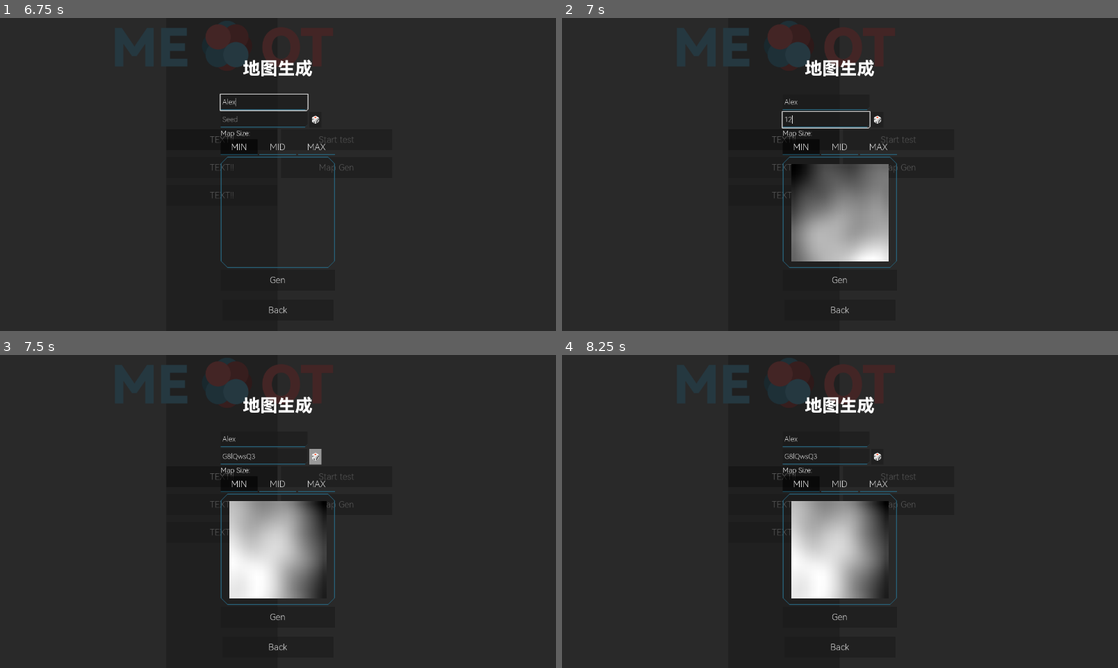
Above: before the commit, frames 1-4 (two rows, left to right).
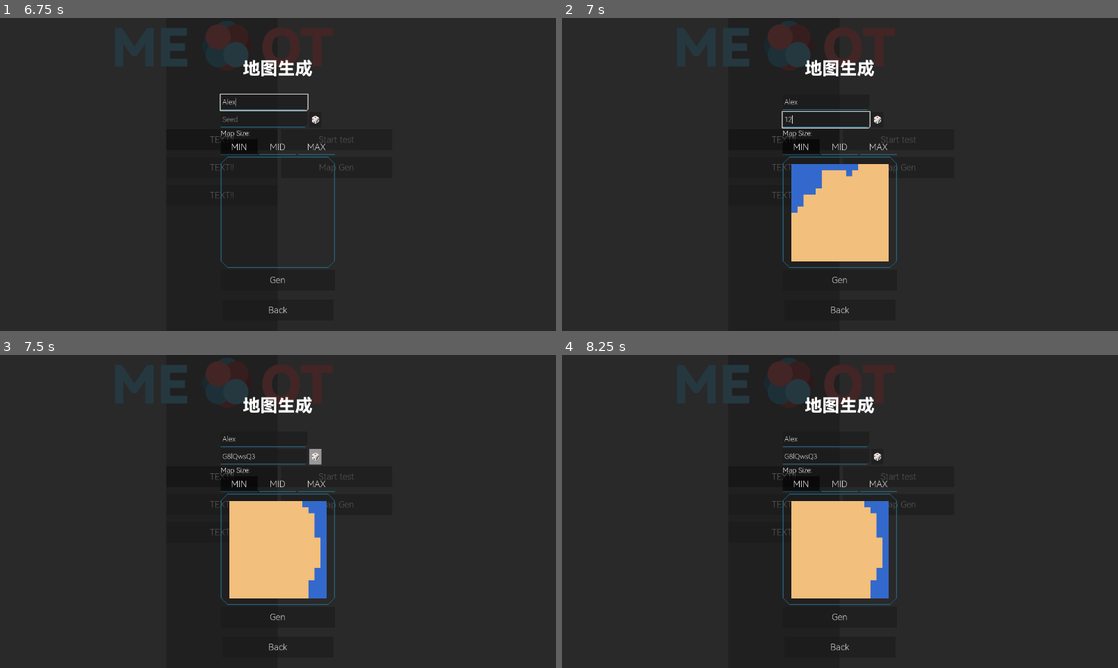
Above: after the commit, the same moments.

Repository: Koronato/RTS-12th
Game: Godot game, scene res://scenes/menu/menu.tscn
Same seed, same stepped clock (60 frames per second), same inputs: the game is played once before the commit and once after it. The project has no main scene, so this scene is started directly.
Inputs (mouse positions are in pixels of both pictures, inside the frame that each line leads up to):
- Up to frame 1 (6.75 s): click "TEXT!!" at 0.5 s; click "Start test" at 1.25 s; click "Start test" at 2 s; click "TEXT!!" at 2.75 s; click "TEXT!!" at 3.5 s; click "3" at 4.25 s; click "TEXT!!" at 5 s; click "Map Gen" at 5.75 s; click (266, 102) at 6.52 s; type "Alex" at 6.6 s
- Up to frame 2 (7 s): click (828, 118) at 6.75 s; type "12" at 6.83 s
- Up to frame 3 (7.5 s): click "🎲" at 7.25 s
- Up to frame 4 (8.25 s): click "MIN" at 8 s

Frame 1 is identical in both runs. In frame 2, 5.4% of the frame differs, in the area x 41-59%, y 46-78%; in frame 3, 5.4%; in frame 4, 5.4%.

Commit message:
改进地图预览,处理部分warn

Diff:
--- a/scenes/menu/start.tscn
+++ b/scenes/menu/start.tscn
@@ -245,13 +245,13 @@
 
 func _on_pressed() -> void:
 	var l = randi_range(5,15)
-	var str : String = \"\"
+	var seed : String = \"\"
 
 	for ii in l:
-		str += random_list[randi_range(0,len(random_list)-1)]
-
-	%seed.text = str
-	%seed.emit_signal(\"text_changed\",str)
+		seed += random_list[randi_range(0,len(random_list)-1)]
+
+	%seed.text = seed
+	%seed.emit_signal(\"text_changed\",seed)
 "
 
 [sub_resource type="LabelSettings" id="LabelSettings_fajd5"]
@@ -281,22 +281,22 @@
 script/source = "extends TextureRect
 
 @export var b : BaseButton
+@onready var button_group = b.button_group
 
 func _ready() -> void:
-	b.button_group.connect(\"pressed\",Callable(self,\"_size_change\"))
-
-func _size_change(button:BaseButton) -> void:
-	_on_change(\"\",button.get_meta(\"mapsize\"))
-
-func _on_change(n:String,mapsize:int=16) -> void:
-	n = %seed.text
-	var seed = n.hash()
-	self.texture = await view_summon(seed,mapsize)
-
-func view_summon(seed:int,mapsize:int) -> ImageTexture: #噪声生成
+	button_group.connect(\"pressed\",Callable(self,\"_on_change\"))
+
+func _on_change(_gun_mu) -> void:
+	var t = %seed.text
+	var mapseed = t.hash()
+	var mapsize = button_group.get_pressed_button().get_meta(\"mapsize\")
+
+	self.texture = await view_summon(mapseed,mapsize)
+
+func view_summon(mapseed:int,mapsize:int) -> ImageTexture: #噪声生成
 	#噪声配置
 	var noise = FastNoiseLite.new()
-	noise.seed = seed
+	noise.seed = mapseed
 	noise.noise_type = FastNoiseLite.TYPE_PERLIN
 	#转化为普通图片
 	var i = NoiseTexture2D.new()
@@ -305,6 +305,19 @@
 	i.height = mapsize
 	await i.changed #等噪声生成完毕
 	var img = ImageTexture.create_from_image(i.get_image()) #转化为图片
+	#判定区域 (mapsize x mapsize)
+	var mimg = img.get_image() #取出image
+	mimg.convert(Image.FORMAT_RGB8) #噪声出来的是灰度图
+	for y in mapsize:
+		for x in mapsize:
+			var p = mimg.get_pixel(x,y)
+			if p.v >=0.3:
+				p = Color(\"#F2BF7C\")
+				mimg.set_pixel(x,y,p)
+			else:
+				p = Color(\"#3369CC\")
+				mimg.set_pixel(x,y,p)
+	img.set_image(mimg)
 	return img
 "
 
@@ -312,7 +325,6 @@
 script/source = "extends Button
 
 func _on_pressed() -> void:
-	var root := owner as Control
 	owner.visible = false
 "
 
@@ -423,6 +435,7 @@
 metadata/_edit_use_anchors_ = true
 
 [node name="Show" type="TextureRect" parent="CenterContainer/VBoxContainer/Viewer" unique_id=565710352 node_paths=PackedStringArray("b")]
+texture_filter = 1
 layout_mode = 1
 anchors_preset = -1
 anchor_left = 0.076045625
